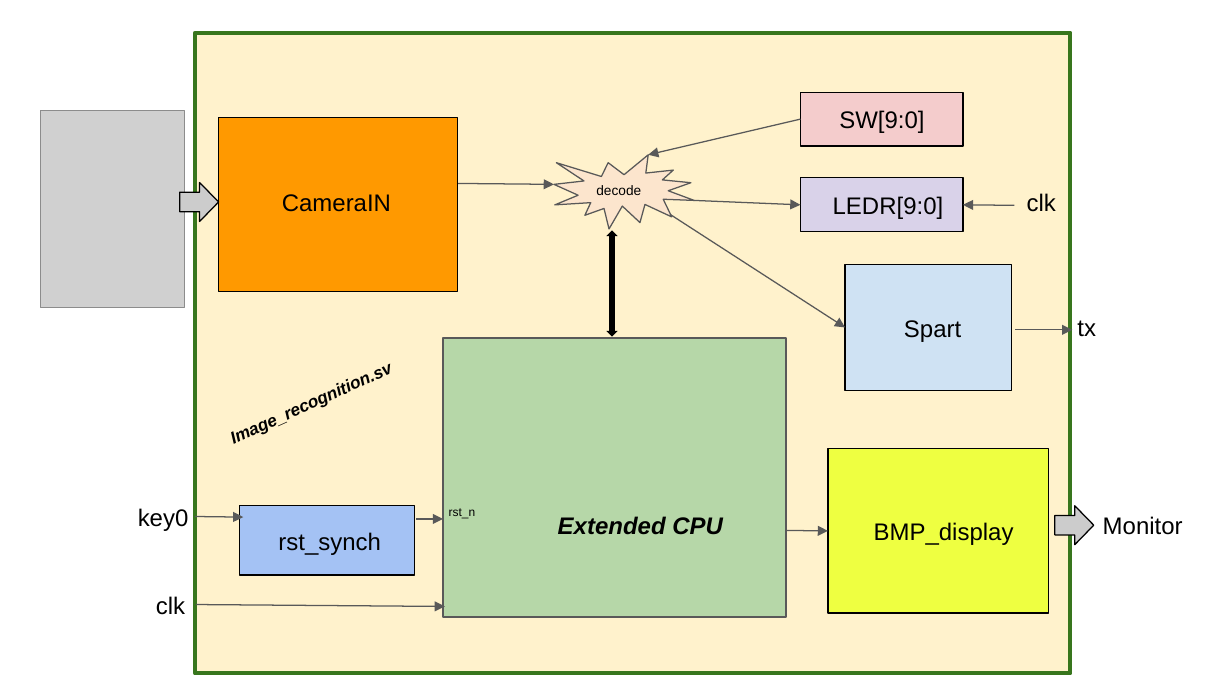
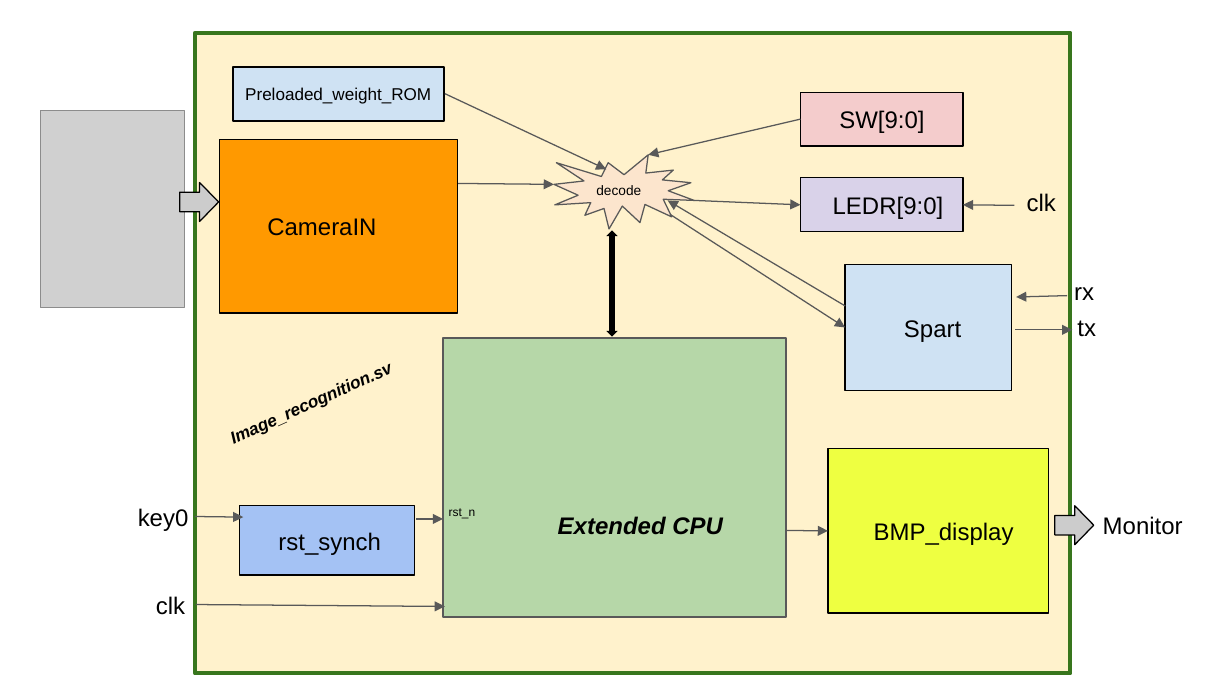
Before and after one commit to ShichenQiao/ECE554_SP23_FPGA_Handwriting_Recognition, a slide deck: slide 4 of Project/Specifications/block diagram.pptx (slide 3 before the commit). Drawn at 1232x693 pixels with LibreOffice and Linux fonts; fonts in the diff are those of the drawing; grey boxes stand for pictures. Boxes give left, top, right and bottom in pixels: in the first picture for what was removed or moved away, otherwise in the second. Text is boxed around its words. In the diff, an @@ line names an element or a change of style, - is before the commit and + after.

```diff
--- a/Project/Specifications/block diagram.pptx
+++ b/Project/Specifications/block diagram.pptx
@@ rectangle added at bbox=[233, 68, 444, 122], fill #CFE2F3, outline #000000 0.75 pt, 10 pt, text #000000 @@
+Preloaded_weight_ROM
@@ arrow added from (445, 94) to (606, 169), #595959 0.75 pt @@
@@ rectangle: place and size @@
-rectangle at bbox=[218, 118, 457, 292]
+rectangle at bbox=[219, 139, 458, 313]
@@ text "CameraIN": place and size @@
-text "CameraIN" at bbox=[282, 194, 391, 212]
+text "CameraIN" at bbox=[267, 218, 376, 236]
@@ arrow added from (845, 306) to (668, 201), #595959 0.75 pt @@
@@ arrow added from (1067, 296) to (1016, 297), #595959 0.75 pt @@
@@ text added at bbox=[1074, 287, 1094, 300], 14 pt, text #000000 @@
+rx
```
Also in this commit, not shown: 9 other slides changed, 4 slides added, 5 other files.
